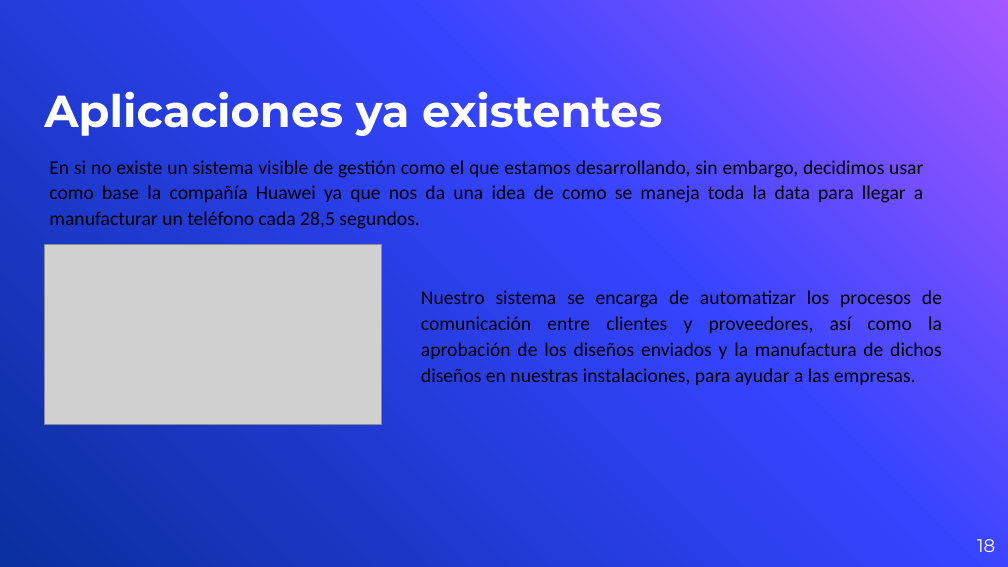
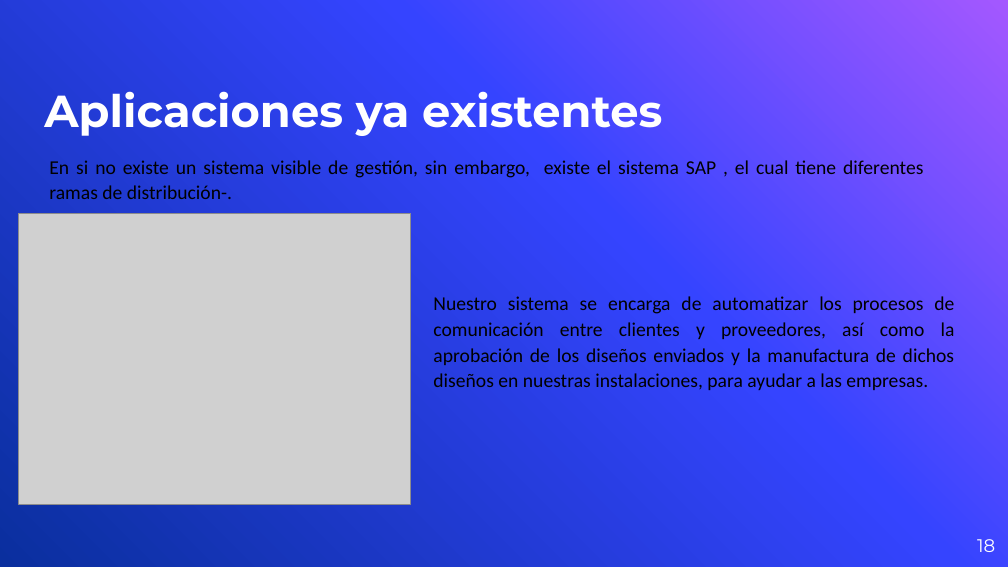
Before and after one commit to Hotarus/Proyecto, a slide deck: slide 18 of PRIMER AVANCE PROYECTO FINAL.pptx. Drawn at 1008x567 pixels with LibreOffice and Linux fonts; fonts in the diff are those of the drawing; grey boxes stand for pictures; background and template pictures are left out. Boxes give left, top, right and bottom in pixels: in the first picture for what was removed or moved away, otherwise in the second. Text is boxed around its words. In the diff, an @@ line names an element or a change of style, - is before the commit and + after.

```diff
--- a/PRIMER AVANCE PROYECTO FINAL.pptx
+++ b/PRIMER AVANCE PROYECTO FINAL.pptx
@@ text at (49,160,923,199): text changed @@
-En si no existe un sistema visible de gestión como el que estamos desarrollando, sin embargo, decidimos usar como base la compañía Huawei ya que nos da una idea de como se maneja toda la data para llegar a manufacturar un teléfono cada 28,5 segundos.
+En si no existe un sistema visible de gestión, sin embargo, existe el sistema SAP , el cual tiene diferentes ramas de distribución-.
@@ picture: place and size @@
-picture at (44,245,381,424)
+picture at (19,214,411,505)
@@ text "Nuestro sistema se encarga de ...": place and size @@
-text "Nuestro sistema se encarga de ..." at (421,290,942,386)
+text "Nuestro sistema se encarga de ..." at (433,296,955,391)
```
